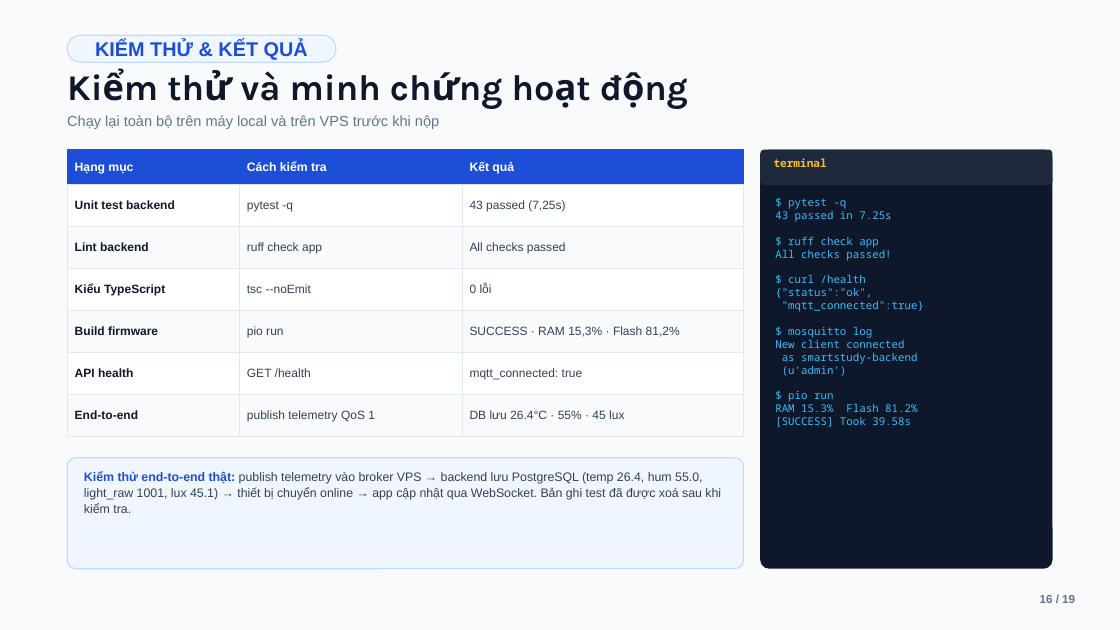
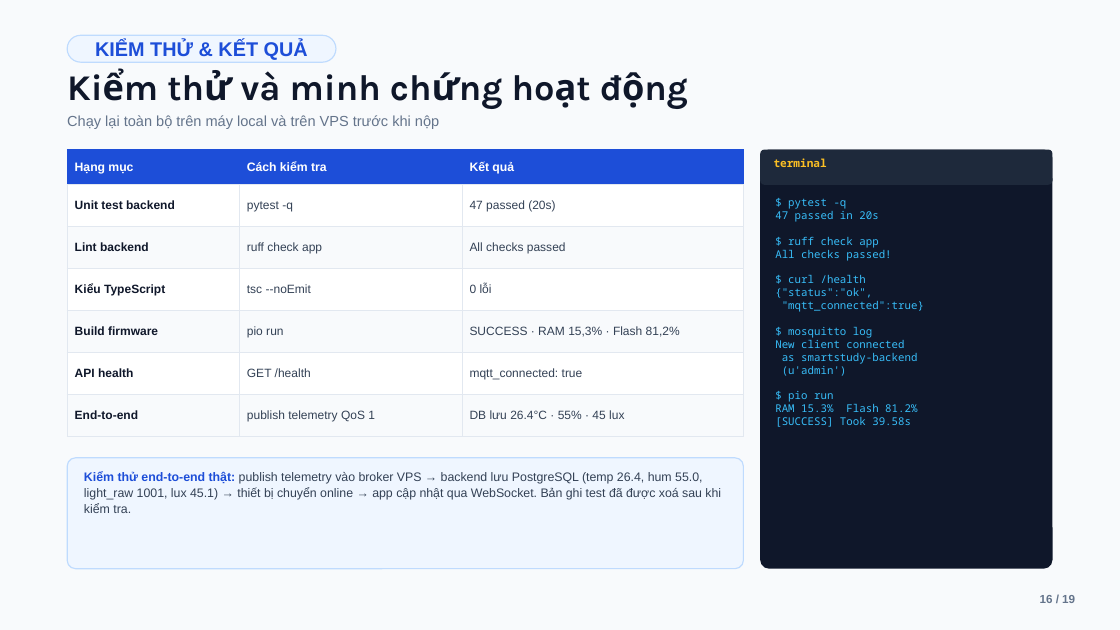
Before and after one commit to ViuGiaLai/Smart-Learning-Assistant-StudyDesk, a slide deck: slide 16 of docs/Slide_Smart_Learning_Assistant.pptx. Drawn at 1120x630 pixels with LibreOffice and Linux fonts; fonts in the diff are those of the drawing. Boxes give left, top, right and bottom in pixels: in the first picture for what was removed or moved away, otherwise in the second. Text is boxed around its words. In the diff, an @@ line names an element or a change of style, - is before the commit and + after.

```diff
--- a/docs/Slide_Smart_Learning_Assistant.pptx
+++ b/docs/Slide_Smart_Learning_Assistant.pptx
@@ table at box(67, 150, 744, 437) @@
-row 2, column 3: 43 passed (7,25s)
+row 2, column 3: 47 passed (20s)
@@ text at box(775, 211, 878, 222): text changed @@
-43 passed in 7.25s
+47 passed in 20s
```
Also in this commit, not shown: 7 other slides changed, 1 slide added, 33 other files.
